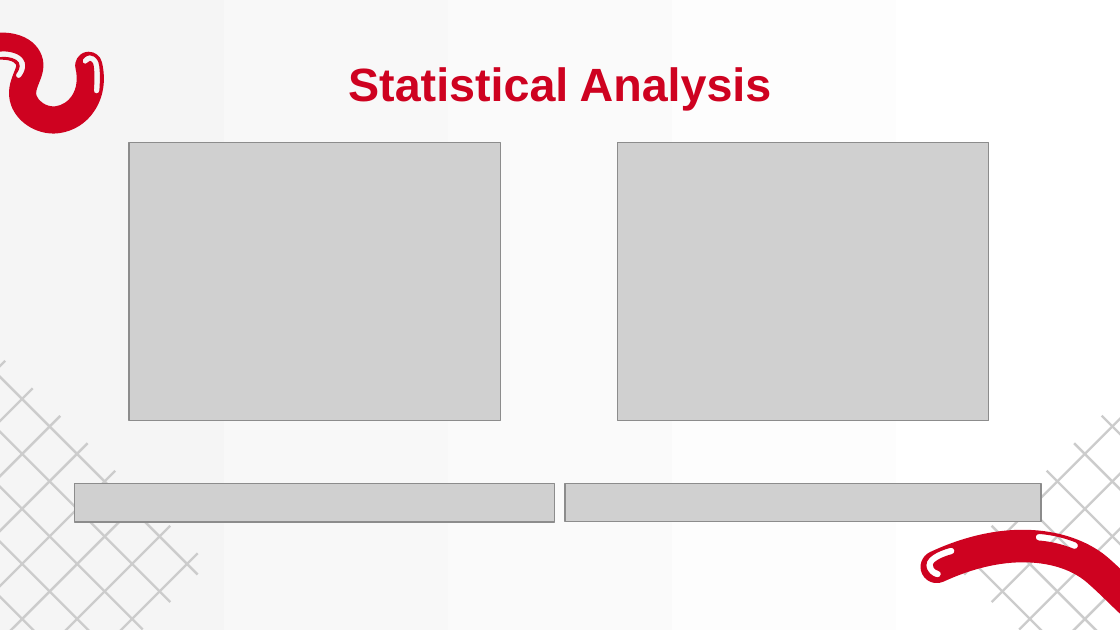
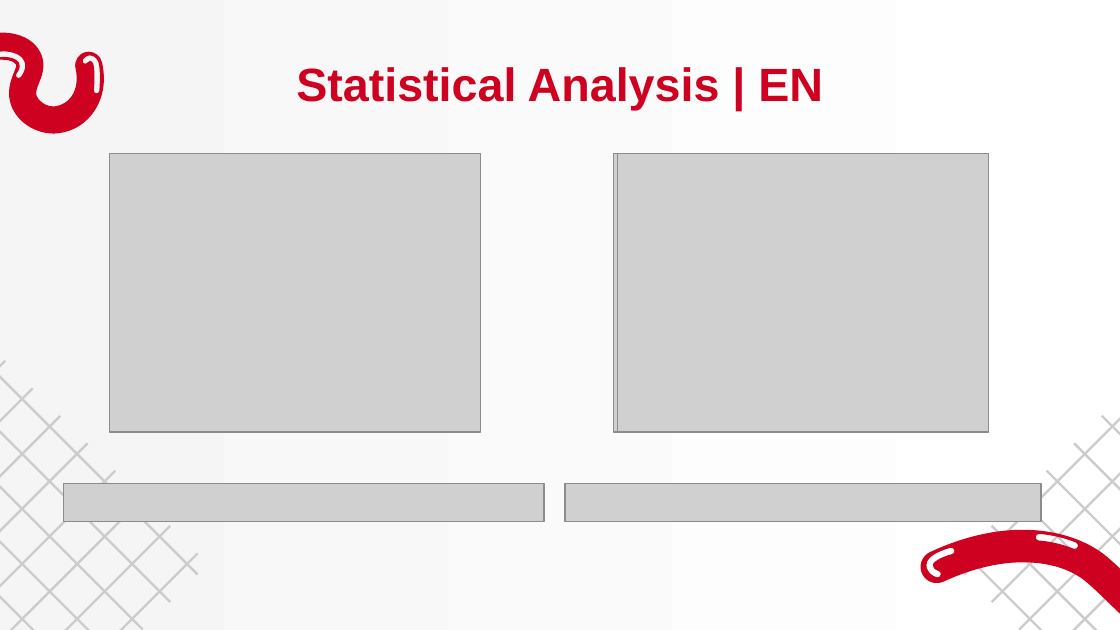
Before and after one commit to mircocazzaro/seupd2223-close, a slide deck: slide 24 of slides/presentation.pptx. Drawn at 1120x630 pixels with LibreOffice and Linux fonts; fonts in the diff are those of the drawing; grey boxes stand for pictures. Boxes give left, top, right and bottom in pixels: in the first picture for what was removed or moved away, otherwise in the second. Text is boxed around its words. In the diff, an @@ line names an element or a change of style, - is before the commit and + after.

```diff
--- a/slides/presentation.pptx
+++ b/slides/presentation.pptx
@@ title at <box>296,67,823,110</box>: text changed @@
-Statistical Analysis
+Statistical Analysis | EN
@@ picture: place and size @@
-picture at <box>129,142,500,421</box>
+picture at <box>110,153,480,432</box>
@@ picture added at <box>613,153,983,432</box> @@
@@ picture: place and size @@
-picture at <box>617,142,989,421</box>
+picture at <box>617,153,989,432</box>
@@ picture: place and size @@
-picture at <box>74,484,554,522</box>
+picture at <box>64,484,544,522</box>
```
Also in this commit, not shown: 7 other slides changed, 1 other file.
